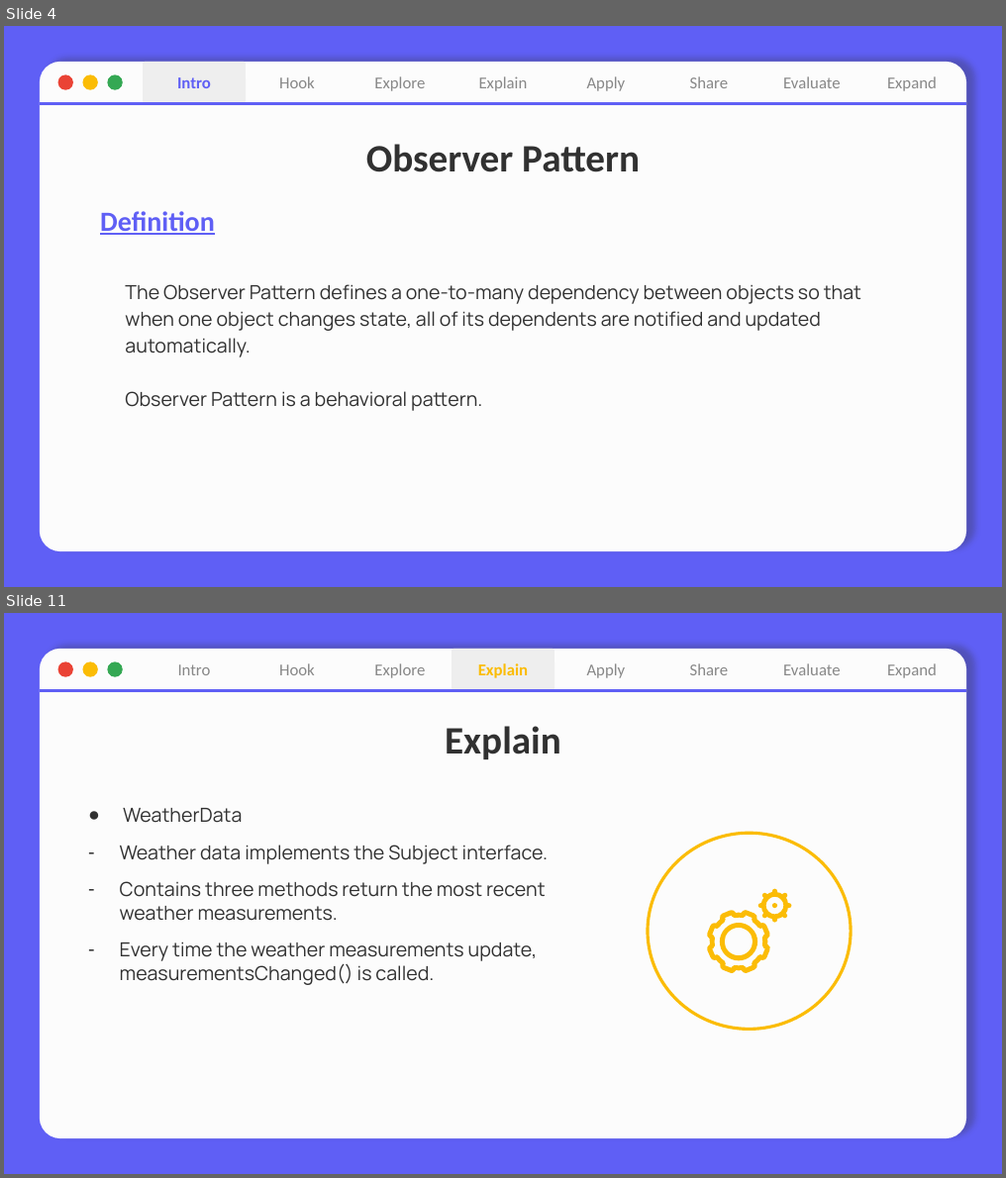
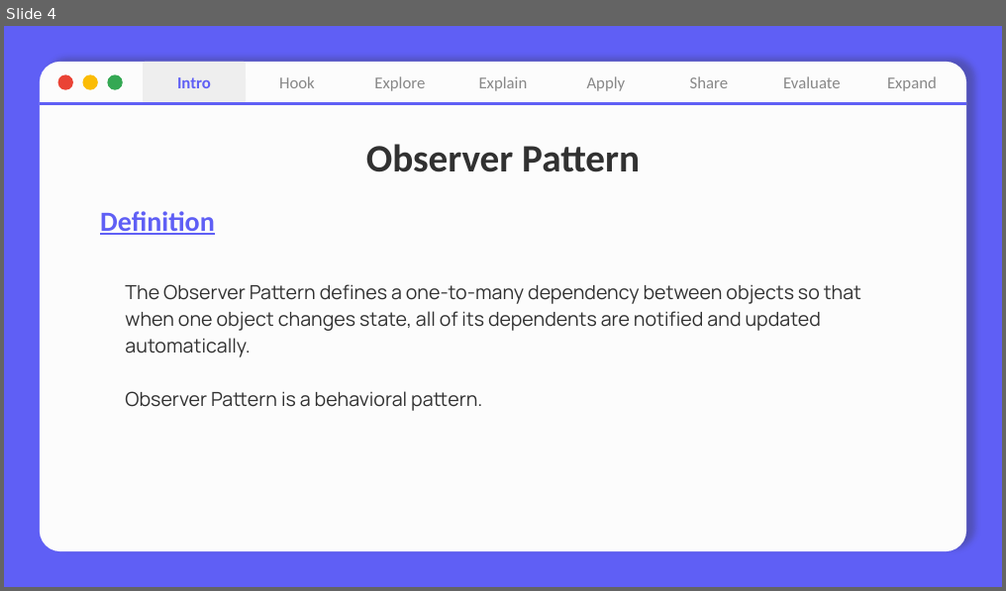
Before and after one commit to nhuhuynh1508/Design-Patterns, a slide deck: Observer Pattern/Observer Pattern.pptx. Shown one above the other, each under a label of ours: slides 4 and 11 before the commit, slide 4 after it; the slides between them are not shown. The pictures are 1006x1178 and 1006x591 pixels, drawn with LibreOffice and Linux fonts; fonts in the diff are those of the drawing. Boxes give left, top, right and bottom in pixels: in the first picture for what was removed or moved away, otherwise in the second. Text is boxed around its words. In the diff, an @@ line names an element or a change of style, - is before the commit and + after.

```diff
--- a/Observer Pattern/Observer Pattern.pptx
+++ b/Observer Pattern/Observer Pattern.pptx
@@ slide 11 removed at (4, 613, 1002, 1174), background #5F5FF5; not listed: 1 template element that a slide beside it also shows @@
@@ ellipse removed at (57, 662, 73, 677) @@
@@ ellipse removed at (83, 662, 98, 677) @@
@@ ellipse removed at (108, 662, 123, 677) @@
@@ rounded rectangle removed at (143, 649, 246, 691) @@
-Intro
@@ rounded rectangle removed at (246, 649, 349, 691) @@
-Hook
@@ rounded rectangle removed at (349, 649, 451, 691) @@
-Explore
@@ rounded rectangle removed at (451, 649, 553, 691) @@
-Explain
@@ rounded rectangle removed at (554, 649, 657, 691) @@
-Apply
@@ rounded rectangle removed at (657, 649, 760, 691) @@
-Share
@@ rounded rectangle removed at (760, 649, 863, 691) @@
-Evaluate
@@ round rect removed at (863, 649, 966, 691) @@
-Expand
@@ line removed from (40, 691) to (966, 691) @@
@@ title removed at (445, 726, 561, 760) @@
-Explain
@@ text removed at (120, 808, 548, 985) @@
-● WeatherData
-– Weather data implements the Subject interface.
-– Contains three methods return the most recent weather measurements.
-– Every time the weather measurements update, measurementsChanged() is called.
@@ ellipse removed at (648, 834, 850, 1030) @@
@@ group removed at (707, 888, 791, 973): 12 freeform shapes @@
```
Also in this commit, not shown: 5 slides changed, 5 other slides removed, 6 other files.
